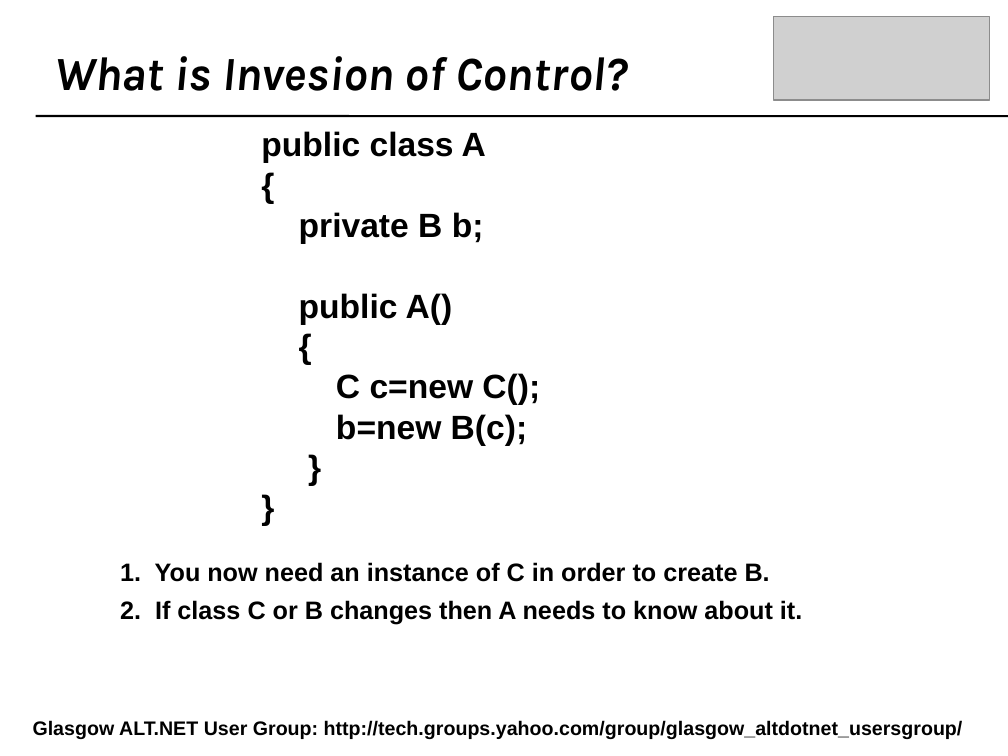
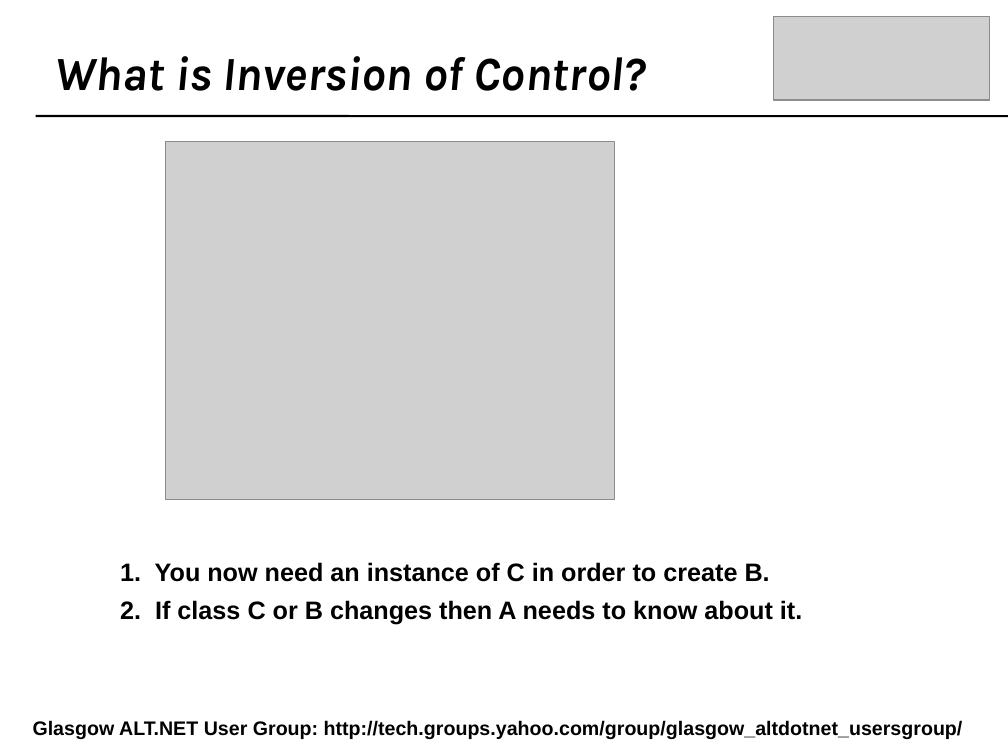
Before and after one commit to craignicol/scotaltdotnet, a slide deck: slide 8 of belfast/IOC-TDD-And Testability.ppt. Drawn at 1008x756 pixels with LibreOffice and Linux fonts; fonts in the diff are those of the drawing; grey boxes stand for pictures; background and template pictures are left out. Boxes give left, top, right and bottom in pixels: in the first picture for what was removed or moved away, otherwise in the second. Text is boxed around its words. In the diff, an @@ line names an element or a change of style, - is before the commit and + after.

```diff
--- a/belfast/IOC-TDD-And Testability.ppt
+++ b/belfast/IOC-TDD-And Testability.ppt
@@ text at (x1=54, y1=56, x2=646, y2=91): text changed @@
-What is Invesion of Control?
+What is Inversion of Control?
@@ picture added at (x1=165, y1=142, x2=614, y2=500) @@
@@ text removed at (x1=261, y1=131, x2=540, y2=446) @@
-public class A
-{
-private B b;
-public A()
-{
-C c=new C();
-b=new B(c);
-}
-}
```
Also in this commit, not shown: 19 other slides changed, 28 slides added, 7 slides removed, 1 other file.
